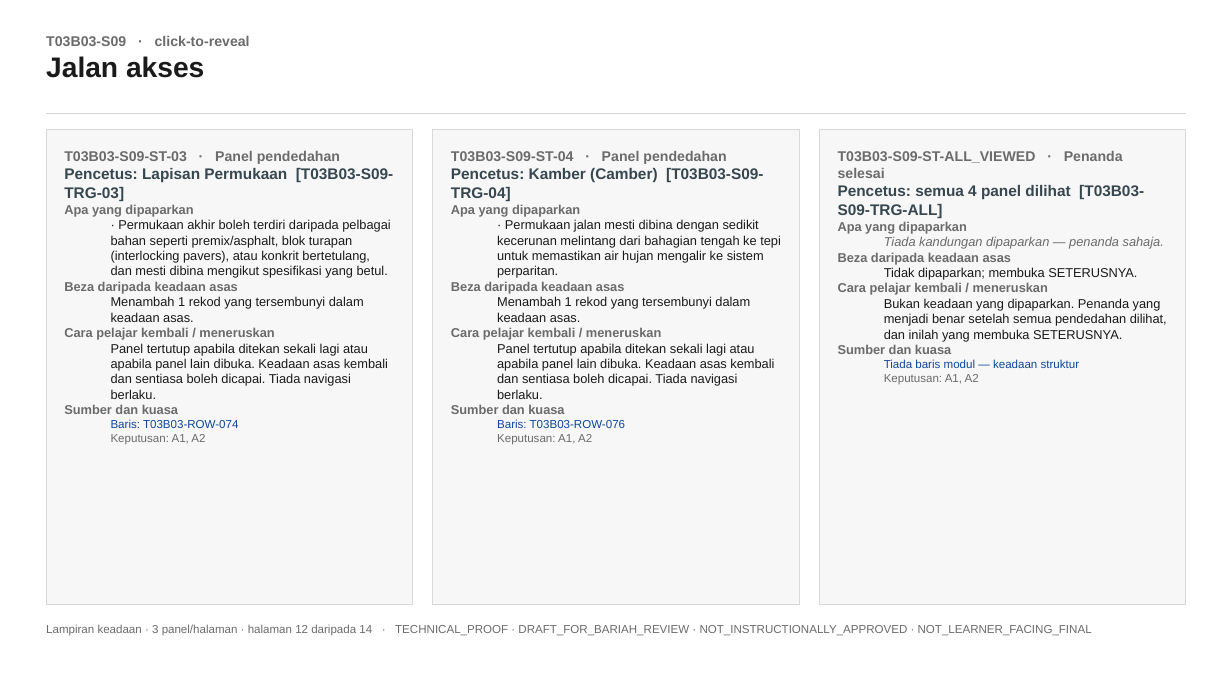
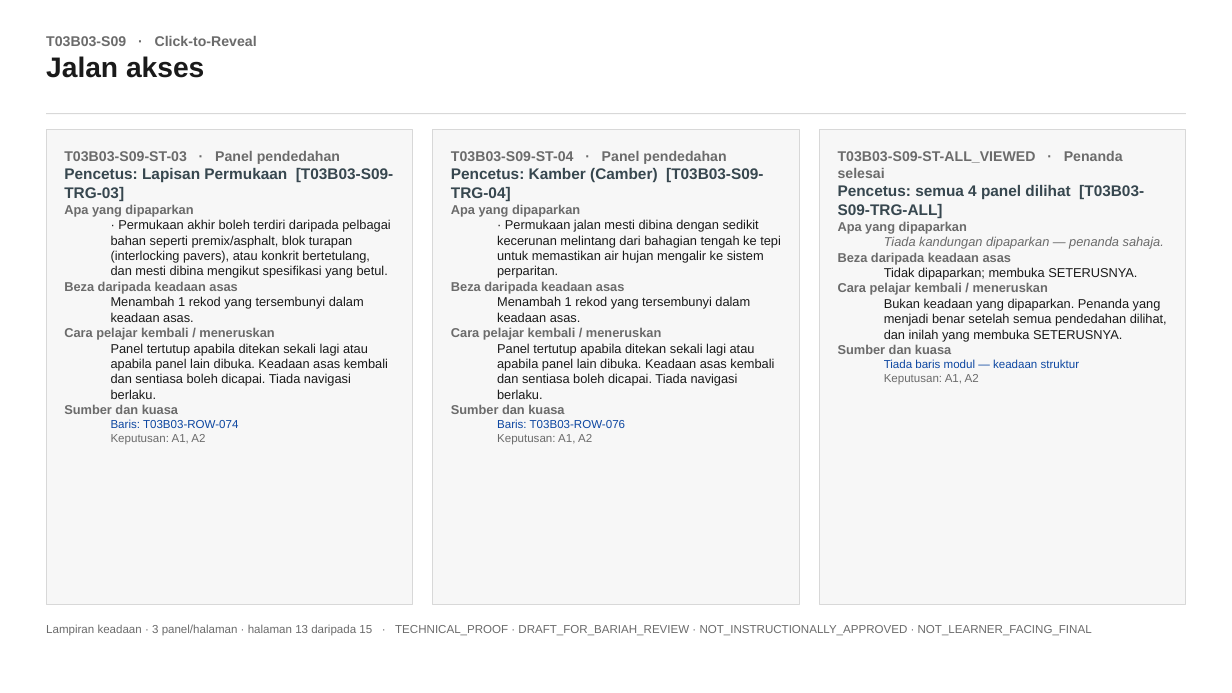
Before and after one commit to fidos777/slide-interaction-layer, a slide deck: slide 14 of reviews/storyboard-bariah/k5_calibration/K5PL06T03B03_LAMPIRAN_KEADAAN_DRAF_v0_1_3panel.pptx (slide 13 before the commit). Drawn at 1232x693 pixels with LibreOffice and Linux fonts; fonts in the diff are those of the drawing. Boxes give left, top, right and bottom in pixels: in the first picture for what was removed or moved away, otherwise in the second. Text is boxed around its words. In the diff, an @@ line names an element or a change of style, - is before the commit and + after.

```diff
--- a/reviews/storyboard-bariah/k5_calibration/K5PL06T03B03_LAMPIRAN_KEADAAN_DRAF_v0_1_3panel.pptx
+++ b/reviews/storyboard-bariah/k5_calibration/K5PL06T03B03_LAMPIRAN_KEADAAN_DRAF_v0_1_3panel.pptx
@@ text at [46,36,257,46]: text changed @@
-T03B03-S09 · click-to-reveal
+T03B03-S09 · Click-to-Reveal
@@ text at [46,624,1092,636]: text changed @@
-Lampiran keadaan · 3 panel/halaman · halaman 12 daripada 14 · TECHNICAL_PROOF · DRAFT_FOR_BARIAH_REVIEW · NOT_INSTRUCTIONALLY_APPROVED · NOT_LEARNER_FACING_FINAL
+Lampiran keadaan · 3 panel/halaman · halaman 13 daripada 15 · TECHNICAL_PROOF · DRAFT_FOR_BARIAH_REVIEW · NOT_INSTRUCTIONALLY_APPROVED · NOT_LEARNER_FACING_FINAL
```
Also in this commit, not shown: 14 other slides changed, 1 slide added, 4 other files.
